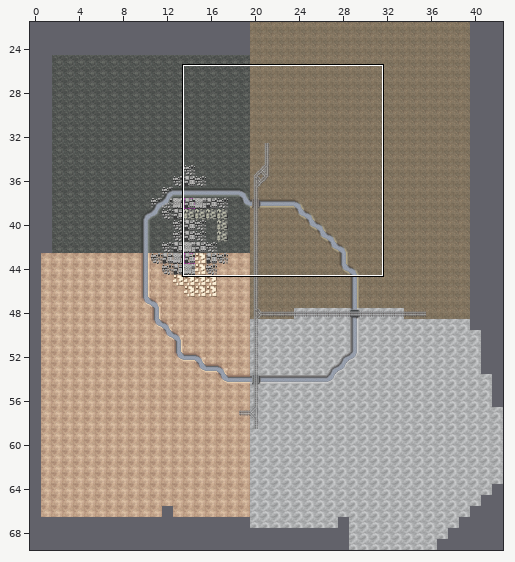
Two states of a Tiled map, command/layerauto/test/layerauto_example_answer.tmx. The picture above shows the old version from afar; the outline marks the close-up.
Close-up. First the earlier version:
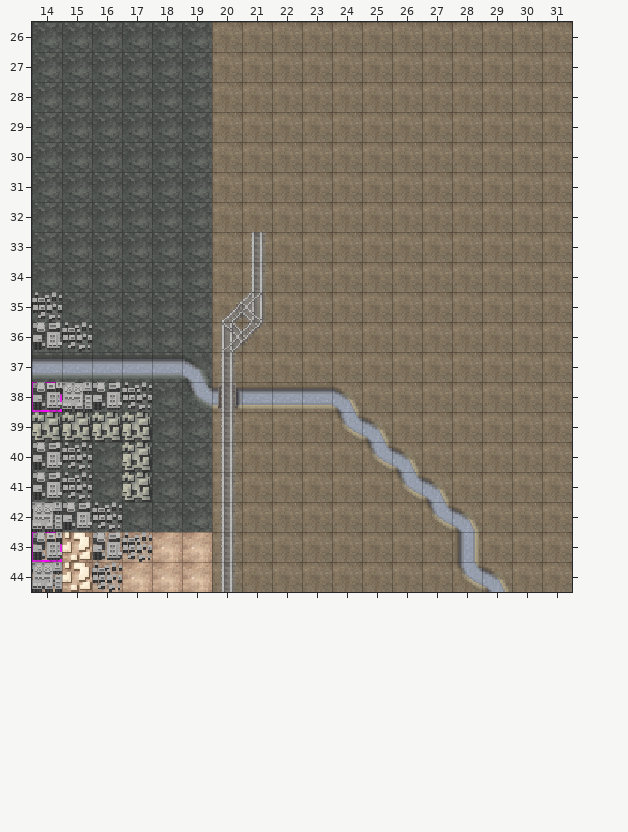
Cells are 20x20 px. Shown: x 14..31, y 26..44. The commit also changed other parts of the map, which this record leaves out.
Once edited:
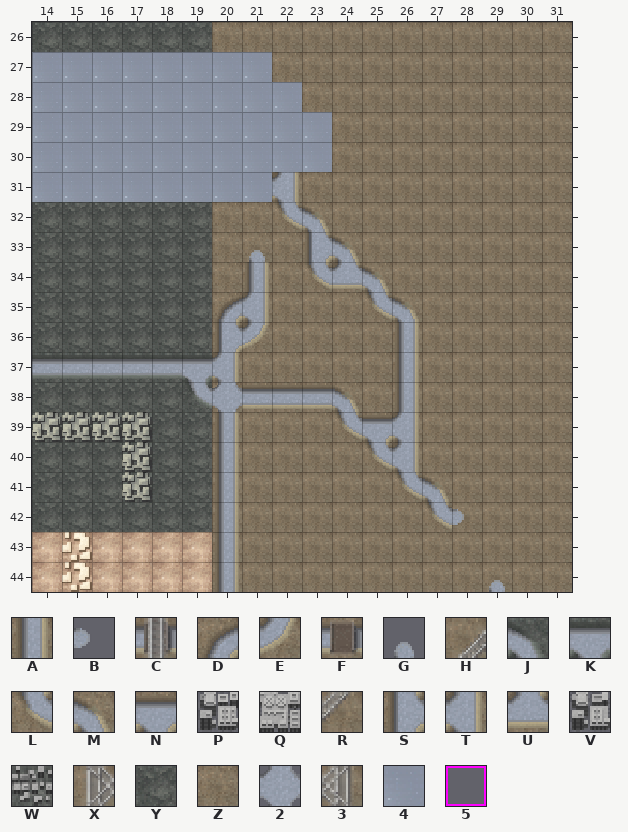
Key: from "巴巴罗萨计划(N4版)地块byXs": A 4, B 12, C 15, D 21, E 22, F 23, G 30, H 33, J 37, K 38, L 39, M 40, N 41, P 49, Q 50, R 52, S 57, T 58, U 59, V 67, W 68, X 69, Y 73, Z 76, 2 84, 3 88; from "巴巴罗萨计划(N4版)渐变海洋地块byXs": 4 50; from "辅助地块（1.2版）byXs": 5 139.
_ is an empty cell.
See-through tiles are keyed as they look on the map.
The exact change:
Layer "Ground":
y 27: x 14..21 YYYYYYZZ -> 44444444
y 28: x 14..22 YYYYYYZZZ -> 444444444
y 29..30: x 14..23 YYYYYYZZZZ -> 4444444444
y 31: x 14..22 YYYYYYZZZ -> 44444444T
y 32: x 22..23 ZZ -> LM
y 33: x 23..24 ZZ -> SM
y 34: x 21 Z -> A; x 23..25 ZZZ -> LUM
y 35: x 20..21 ZZ -> DT; x 25..26 ZZ -> LM
y 36: x 20..21 ZZ -> SE; x 26 Z -> A
y 37: x 19..20 JZ -> KT; x 26 Z -> A
y 38: x 20 F -> Z; x 26 Z -> A
y 39: x 20 Z -> A; x 25..26 MZ -> NT
y 40: x 20 Z -> A; x 26 M -> T
y 41: x 20 Z -> A
y 42: x 20 Z -> A; x 28 M -> Z
y 43: x 20 Z -> A; x 28 A -> Z
y 44: x 20 Z -> A; x 28..29 LM -> ZZ
Layer "Items_river":
y 33: x 21 C -> G
y 34: x 21 C -> _
y 35: x 20..21 H3 -> __
y 36: x 20..21 XR -> __
y 37: x 20 C -> _
y 38: x 20 C -> 2
y 39..41: x 20 C -> _
y 42: x 20 C -> _; x 28 _ -> B
y 43: x 20 C -> _
y 44: x 20 C -> _; x 29 _ -> G
Layer "PathingOverride":
y 38: x 14 5 -> _
y 43: x 14 5 -> _
Layer "ItemsExtra":
y 35: x 14 W -> _
y 36: x 14..15 VW -> __
y 38: x 14..17 PQVW -> ____
y 40..41: x 14..15 VW -> __
y 42: x 14..16 QVW -> ___
y 43: x 14 P -> _; x 16..17 VW -> __
y 44: x 14 Q -> _; x 16 W -> _
